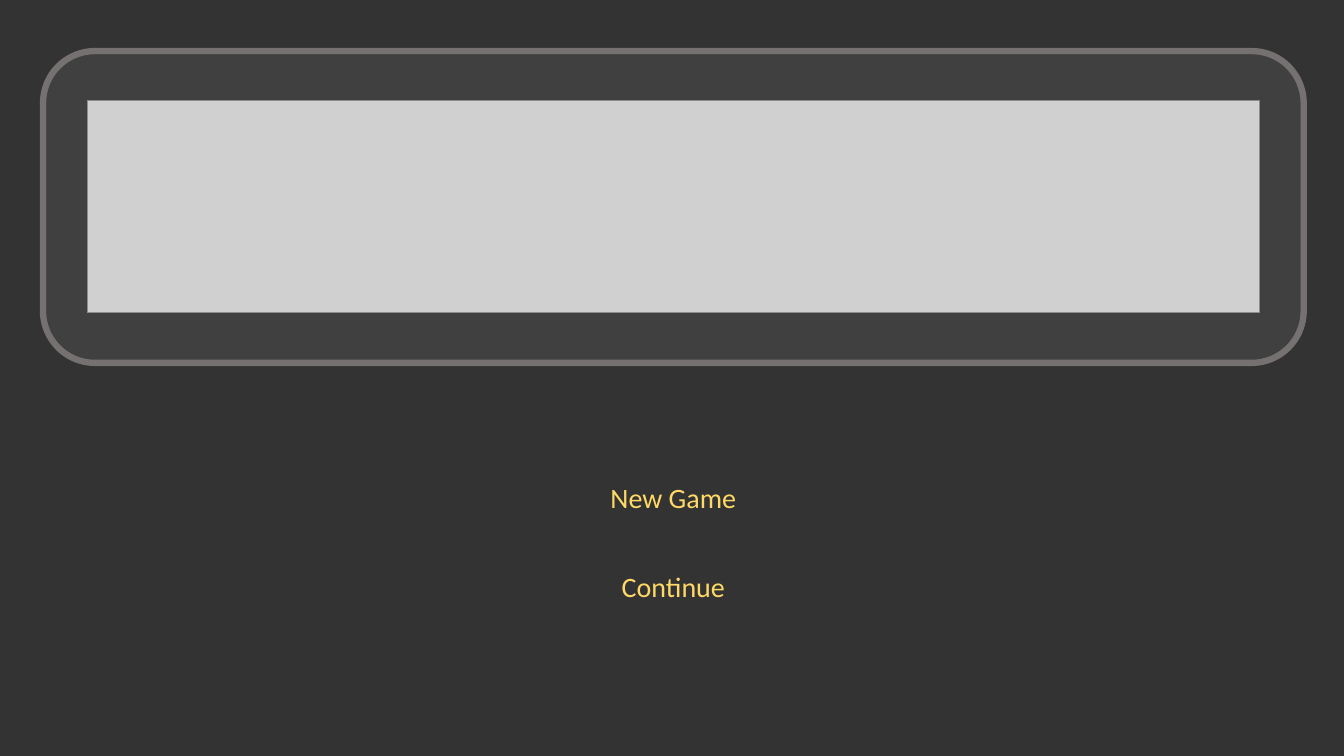
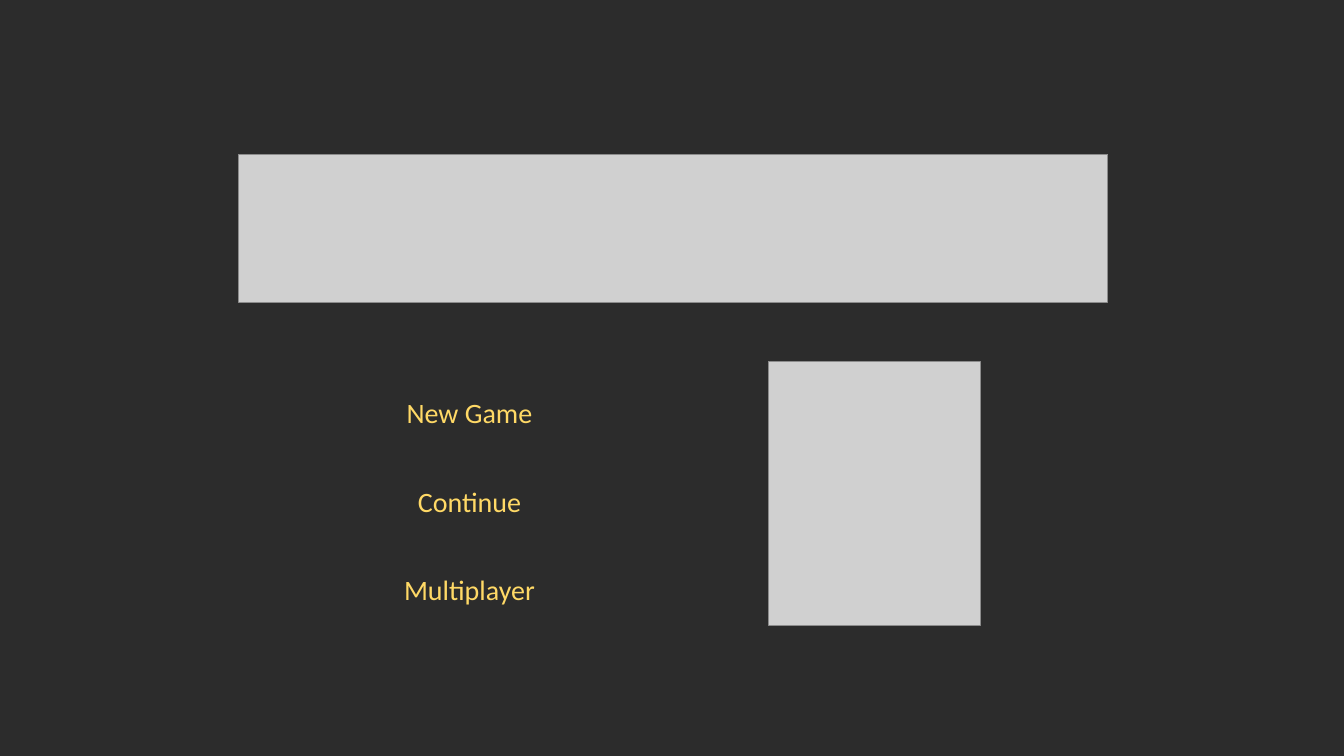
Before and after one commit to PTMZ/ESC-Project-2D-Unity-Game, a slide deck: slide 2 of NotCode/Font & Dialogue Boxes/Game Title Screen.pptx. Drawn at 1344x756 pixels with LibreOffice and Linux fonts; fonts in the diff are those of the drawing; grey boxes stand for pictures. Boxes give left, top, right and bottom in pixels: in the first picture for what was removed or moved away, otherwise in the second. Text is boxed around its words. In the diff, an @@ line names an element or a change of style, - is before the commit and + after.

```diff
--- a/NotCode/Font & Dialogue Boxes/Game Title Screen.pptx
+++ b/NotCode/Font & Dialogue Boxes/Game Title Screen.pptx
@@ background #333333 to #2C2C2C @@
@@ rounded rectangle removed at [43, 51, 1305, 363] @@
@@ picture: place and size @@
-picture at [88, 101, 1259, 313]
+picture at [239, 154, 1108, 302]
@@ picture added at [768, 362, 981, 625] @@
@@ text "New Game": place and size @@
-text "New Game" at [610, 490, 736, 597]
+text "New Game" at [404, 405, 535, 605]
@@ text at [404, 580, 535, 605]: paragraph added @@
+Multiplayer
```
Also in this commit, not shown: 21 other files.
